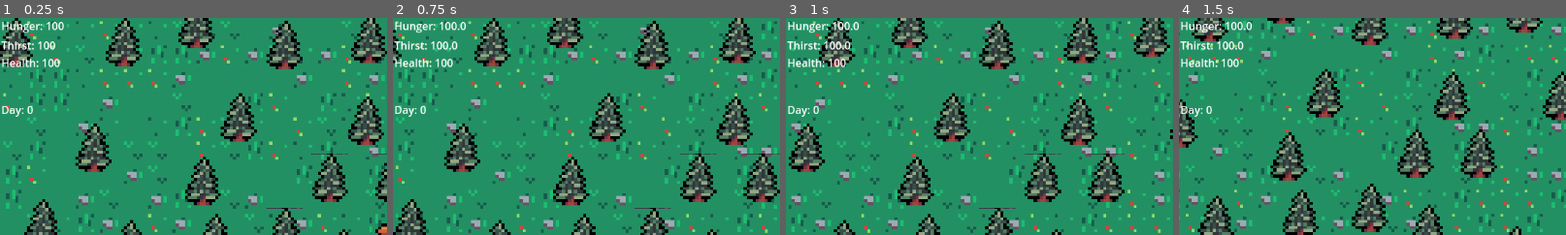
Above: before the commit, frames 1-4 (left to right).
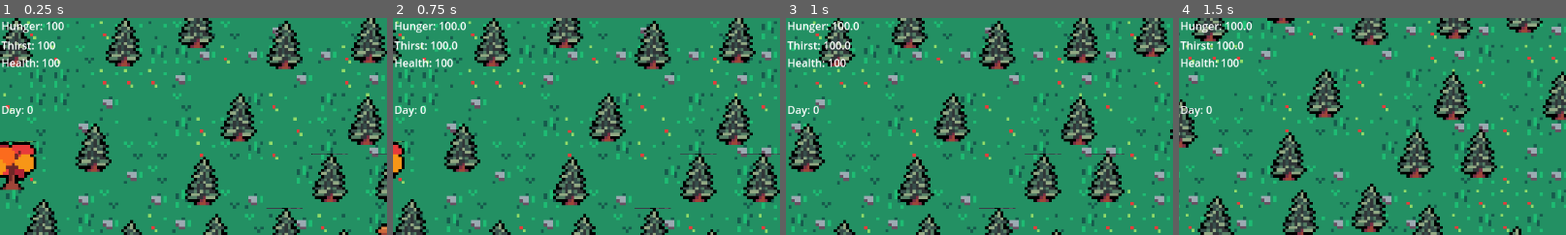
Above: after the commit, the same moments.

Repository: eagle3050/Stay-Alive
Game: Godot game, scene res://Scenes/main.tscn
Two runs of this game, one before a commit and one after it. Both use one fixed random seed, a clock stepped at 60 frames per second and the inputs below.
Inputs (mouse positions are % of the whole screen's width and height, from its top left):
- Up to frame 1 (0.25 s): no input
- Up to frame 2 (0.75 s): tap Enter at 0.5 s; move the mouse to (72, 45) at 0.52 s; hold D (right) from 0.53 s (still down)
- Up to frame 3 (1 s): keep holding D (right)
- Up to frame 4 (1.5 s): move the mouse to (30, 55) at 1.27 s; release D (right) at 1.28 s; hold S (down) from 1.28 s (still down)
The pictures show only the part of the screen within x 0-50%, y 0-50%; the shares and areas given below are measured in that part.

The runs differ from the first frame. In frame 1, 1.8% of the frame differs, in the area x 0-10%, y 56-80%; in frame 2, 0.4%; in frame 3, nothing differs; in frame 4, nothing differs.

Commit message:
Added simple camfire
simple campfire warm/cold logic

Diff:
--- a/Scenes/main.gd
+++ b/Scenes/main.gd
@@ -1,10 +1,12 @@
 extends Node2D
 
+@onready var player_stats = get_node("/root/Main/Player/SurvivalStats")
 
 func _ready() -> void:
 	$World/DayTimer.start()
 
 func _on_day_timer_timeout() -> void:
+	player_stats.cold = true
 	GlobalStats.night_time = true
 	$Player/Camera2D/Night.show()
 
@@ -12,6 +14,7 @@
 
 
 func _on_night_timer_timeout() -> void:
+	player_stats.cold = false
 	GlobalStats.day += 1
 	GlobalStats.night_time = false
 	$Player/Camera2D/Night.hide()
--- a/Scenes/main.tscn
+++ b/Scenes/main.tscn
@@ -1,10 +1,11 @@
-[gd_scene load_steps=8 format=3 uid="uid://c48unokxilikk"]
+[gd_scene load_steps=9 format=3 uid="uid://c48unokxilikk"]
 
 [ext_resource type="Texture2D" uid="uid://b2eigc7bao5bw" path="res://Assets/TinyRanch_Assets/TinyFarm_Tiles.png" id="1_bo1nx"]
 [ext_resource type="PackedScene" uid="uid://cmctx0bhktukh" path="res://Scenes/player.tscn" id="1_jjgbg"]
 [ext_resource type="Script" uid="uid://dg1adhqevcy1a" path="res://Scenes/main.gd" id="1_kry3j"]
 [ext_resource type="PackedScene" uid="uid://mojn1v27vs35" path="res://tree.tscn" id="3_8gbba"]
 [ext_resource type="PackedScene" uid="uid://j573r3fpylb3" path="res://ui.tscn" id="4_jjvhh"]
+[ext_resource type="PackedScene" uid="uid://btic7i3tl4ds8" path="res://campfire.tscn" id="6_21xkr"]
 
 [sub_resource type="TileSetAtlasSource" id="TileSetAtlasSource_bo1nx"]
 texture = ExtResource("1_bo1nx")
@@ -401,5 +402,8 @@
 
 [node name="UI" parent="." instance=ExtResource("4_jjvhh")]
 
+[node name="Campfire" parent="." instance=ExtResource("6_21xkr")]
+position = Vector2(-124, -23)
+
 [connection signal="timeout" from="World/DayTimer" to="." method="_on_day_timer_timeout"]
 [connection signal="timeout" from="World/NightTimer" to="." method="_on_night_timer_timeout"]
--- a/Scenes/player.tscn
+++ b/Scenes/player.tscn
@@ -46,7 +46,7 @@
 [sub_resource type="CircleShape2D" id="CircleShape2D_4flbx"]
 radius = 3.0
 
-[node name="Player" type="CharacterBody2D"]
+[node name="Player" type="CharacterBody2D" groups=["player"]]
 collision_mask = 2
 script = ExtResource("1_onrkg")
 
@@ -71,5 +71,9 @@
 [node name="HealthTimer" type="Timer" parent="SurvivalStats"]
 ignore_time_scale = true
 
+[node name="ColdHealthTimer" type="Timer" parent="SurvivalStats"]
+ignore_time_scale = true
+
 [connection signal="timeout" from="SurvivalStats/DecreaseTimer" to="SurvivalStats" method="_on_decrease_timer_timeout"]
 [connection signal="timeout" from="SurvivalStats/HealthTimer" to="SurvivalStats" method="_on_health_timer_timeout"]
+[connection signal="timeout" from="SurvivalStats/ColdHealthTimer" to="SurvivalStats" method="_on_cold_health_timer_timeout"]
--- a/Scenes/survival_stats.gd
+++ b/Scenes/survival_stats.gd
@@ -31,15 +31,21 @@
 	if health <= 0:
 		player.die()
 
-	if GlobalStats.night_time == true:
+	if cold:
+		cold = true
 		stat_dmg = 2
-		cold = true
-		if $HealthTimer.is_stopped():
-			$HealthTimer.start()
+
+		if $ColdHealthTimer.is_stopped() and cold:
+			$ColdHealthTimer.start()
 	else:
-		$HealthTimer.stop()
+		$ColdHealthTimer.stop()
 		cold = false
 
 func _on_health_timer_timeout() -> void:
 	started_health_timer = false
 	health = max(0, health - stat_dmg)
+
+
+func _on_cold_health_timer_timeout() -> void:
+	if cold:
+		health = max(0, health - stat_dmg)
--- a/Scripts/player.gd
+++ b/Scripts/player.gd
@@ -24,3 +24,11 @@
 func die():
 	hide()
 	print("dead")
+
+func placing_campfire():
+	var campfire = preload("res://campfire.tscn")
+	#INVERTORY CHECKING IF ENOUGH MATERIALS LOGIC
+	if Input.is_action_just_pressed("place"): #AND ENOUGH MATERIALS
+		var campfire_scene = campfire.instantiate()
+		campfire_scene.global_position = get_global_mouse_position()
+		get_parent().add_child(campfire)
--- /dev/null
+++ b/campfire.gd
@@ -0,0 +1,13 @@
+extends Node2D
+
+@onready var player_stats = get_node("/root/Main/Player/SurvivalStats")
+
+func _on_warmth_area_body_entered(body: Node2D) -> void:
+	if body.is_in_group("player"):
+		print("rhybfi")
+		player_stats.cold = false
+
+
+func _on_warmth_area_body_exited(body: Node2D) -> void:
+	if body.is_in_group("player"):
+		player_stats.cold = true
--- /dev/null
+++ b/campfire.tscn
@@ -0,0 +1,26 @@
+[gd_scene load_steps=4 format=3 uid="uid://btic7i3tl4ds8"]
+
+[ext_resource type="Script" uid="uid://bfwcn46jjl525" path="res://campfire.gd" id="1_b5him"]
+[ext_resource type="Texture2D" uid="uid://jgxly14umbig" path="res://Assets/TinyRanch_Assets/TinyFarm_MapDecorations.png" id="1_oufq8"]
+
+[sub_resource type="CircleShape2D" id="CircleShape2D_oufq8"]
+radius = 30.016663
+
+[node name="Campfire" type="Node2D"]
+script = ExtResource("1_b5him")
+
+[node name="Sprite2D" type="Sprite2D" parent="."]
+texture = ExtResource("1_oufq8")
+region_enabled = true
+region_rect = Rect2(0, 16, 16, 16)
+
+[node name="WarmthArea" type="Area2D" parent="."]
+collision_layer = 4
+
+[node name="CollisionShape2D" type="CollisionShape2D" parent="WarmthArea"]
+shape = SubResource("CircleShape2D_oufq8")
+
+[node name="PointLight2D" type="PointLight2D" parent="."]
+
+[connection signal="body_entered" from="WarmthArea" to="." method="_on_warmth_area_body_entered"]
+[connection signal="body_exited" from="WarmthArea" to="." method="_on_warmth_area_body_exited"]
Not shown, added: campfire.gd.uid
